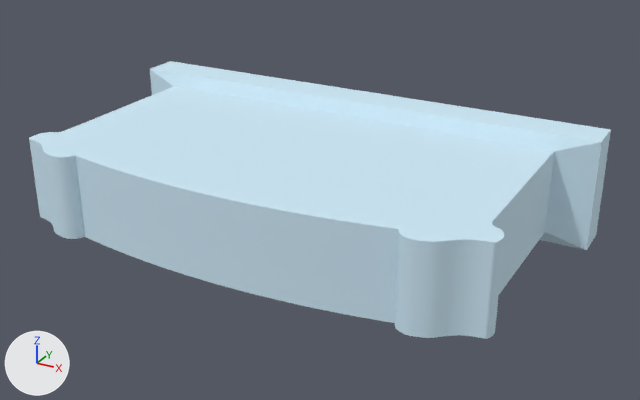
The FBX model Unity Project/Giroux-CAP6117-SANC - crown/Assets/Models/LOD Headstones/PA-161-F.fbx: old version first, new version second.
Before and after are seen from a 50 mm camera at (1.299, -2.681, 1.07) aimed at (0.07, -0.447, -0.048). The axes (+X, +Y, +Z) are drawn at lower left. The lights are the same throughout. The older version comes first. Objects named as collision shapes, trigger or cutter boxes, shadow casters or lower levels of detail are left out. Where no turn or scale is listed for an object, it has been applied to the vertices.

In view in the first picture: 'PA-161-F_LOD0'.
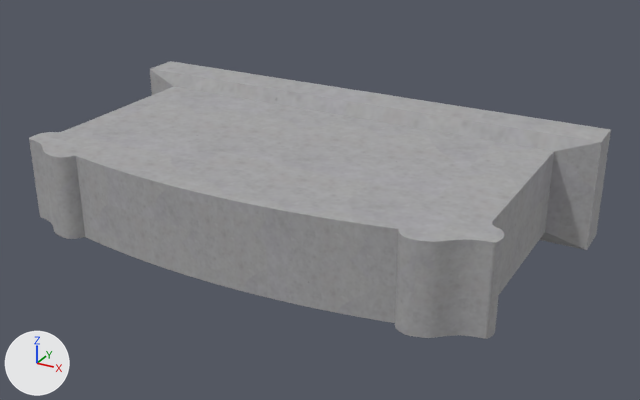
The edits, one by one:
Picture 'A-161-F.png' (img_a_161_f_png) is new.
In material '0.615686_0.811765_0.929412_0.000000_0.107' (mat_0_615686_0_811765_0_929412_0_000000_0_107), base_color is no longer (0.616, 0.812, 0.929), blue #cee9f7.
In material '0.615686_0.811765_0.929412_0.000000_0.107' (mat_0_615686_0_811765_0_929412_0_000000_0_107), texture is now set to img_a_161_f_png.
In material '0.615686_0.811765_0.929412_0.000000_0.107' (mat_0_615686_0_811765_0_929412_0_000000_0_107), roughness goes from 1.0 to 0.859.

Location of each change, [x1, y1, x2, y2] in pixels of the pictures (640 x 400 px):
'PA-161-F_LOD0', surface changed (blue to grey): [29, 61, 611, 339] in both
